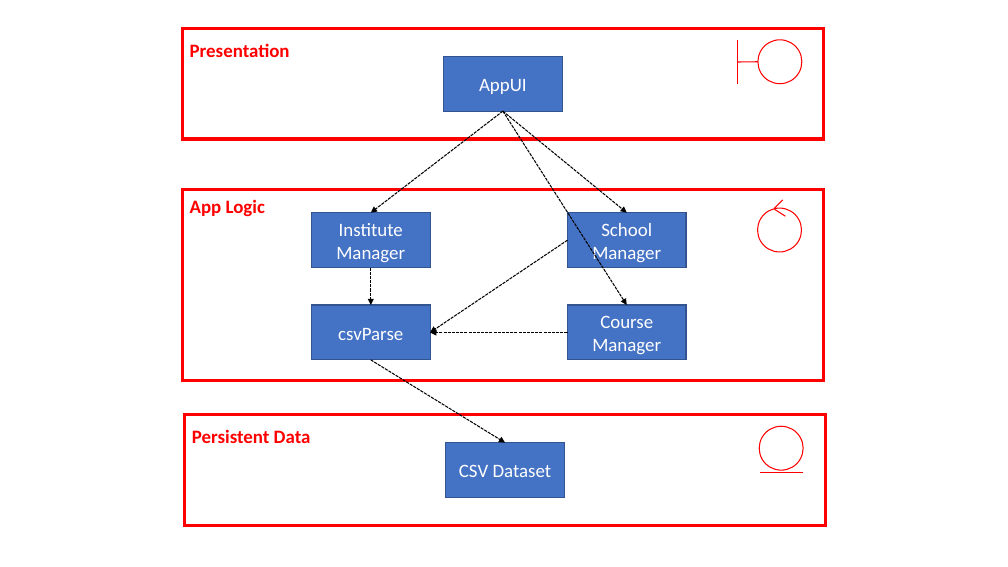
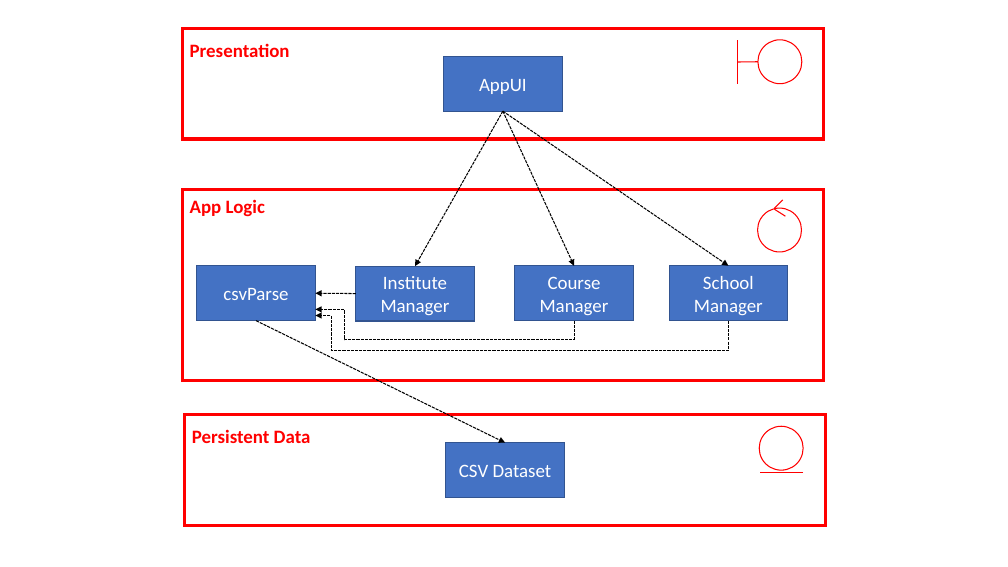
Before and after one commit to terrenceong/TeamNugget, a slide deck: slide 1 of lab3/System Architecture.pptx. Drawn at 1008x567 pixels with LibreOffice and Linux fonts; fonts in the diff are those of the drawing. Boxes give left, top, right and bottom in pixels: in the first picture for what was removed or moved away, otherwise in the second. Text is boxed around its words. In the diff, an @@ line names an element or a change of style, - is before the commit and + after.

```diff
--- a/lab3/System Architecture.pptx
+++ b/lab3/System Architecture.pptx
@@ arrow moved from (503, 111) - (371, 212) to (503, 111) - (415, 266) @@
@@ arrow moved from (503, 111) - (627, 305) to (503, 111) - (574, 266) @@
@@ arrow moved from (503, 111) - (627, 212) to (503, 111) - (729, 266) @@
@@ rectangle "csvParse": place and size @@
-rectangle "csvParse" at [312, 305, 430, 360]
+rectangle "csvParse" at [197, 266, 315, 321]
@@ rectangle "Institute Manager": place and size @@
-rectangle "Institute Manager" at [312, 212, 430, 268]
+rectangle "Institute Manager" at [356, 266, 475, 321]
@@ arrow removed from (568, 240) to (430, 333) @@
@@ rectangle "Course Manager": place and size @@
-rectangle "Course Manager" at [568, 305, 687, 360]
+rectangle "Course Manager" at [515, 266, 634, 321]
@@ rectangle "School Manager": place and size @@
-rectangle "School Manager" at [568, 212, 687, 268]
+rectangle "School Manager" at [669, 266, 788, 321]
@@ arrow moved from (371, 268) - (371, 305) to (356, 293) - (315, 293) @@
@@ arrow moved from (371, 360) - (505, 443) to (256, 321) - (505, 443) @@
@@ elbow arrow added from (574, 321) to (315, 309), #000000 1 pt dashed @@
@@ elbow arrow added from (729, 321) to (315, 315), #000000 1 pt dashed @@
@@ arrow removed from (568, 333) to (430, 333) @@
```
